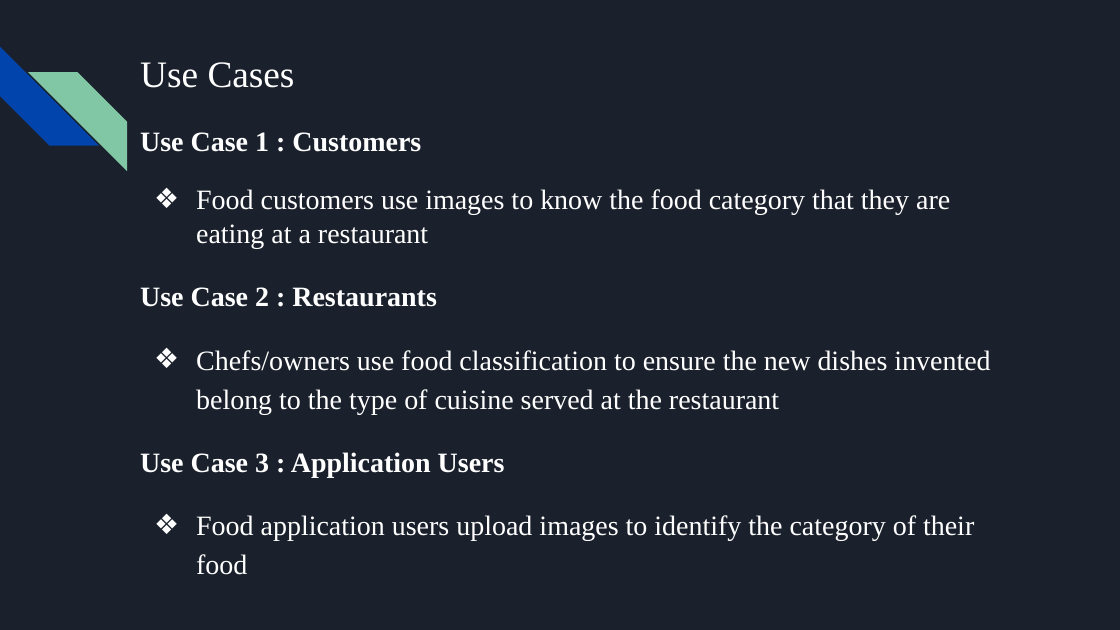
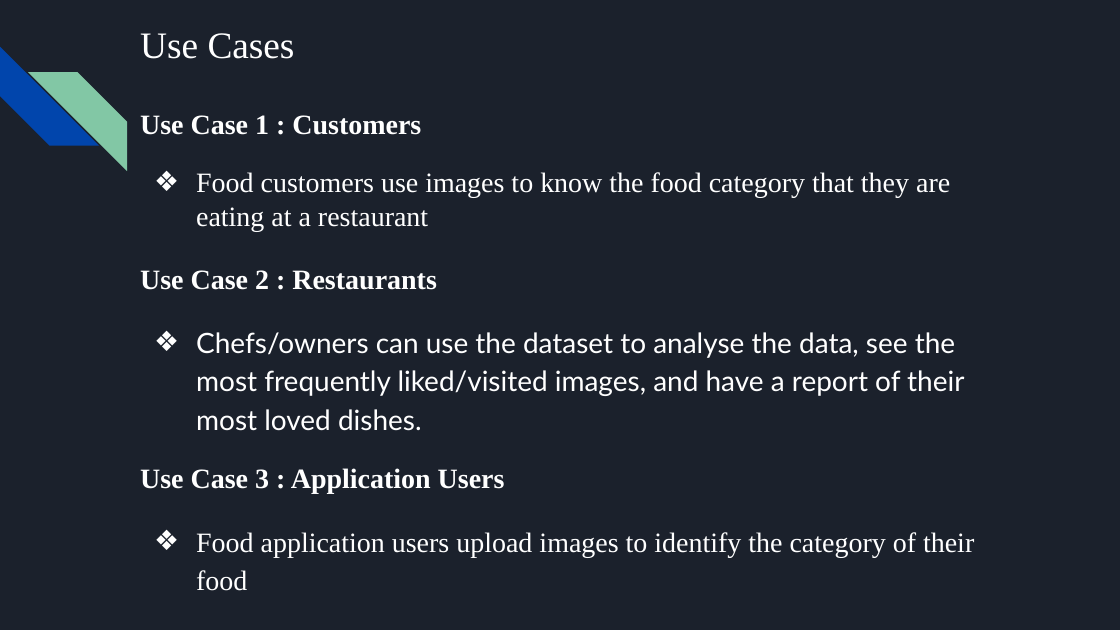
Before and after one commit to yingy4/ScalaFoodImgRec, a slide deck: slide 2 of Food Image Recognition - Project Planning.pptx. Drawn at 1120x630 pixels with LibreOffice and Linux fonts; fonts in the diff are those of the drawing. Boxes give left, top, right and bottom in pixels: in the first picture for what was removed or moved away, otherwise in the second. Text is boxed around its words. In the diff, an @@ line names an element or a change of style, - is before the commit and + after.

Commit message:
Minor changes

```diff
--- a/Food Image Recognition - Project Planning.pptx
+++ b/Food Image Recognition - Project Planning.pptx
@@ title "Use Cases": place and size @@
-title "Use Cases" at [140, 62, 295, 88]
+title "Use Cases" at [140, 33, 295, 59]
@@ text "Use Case 1 : Customers": place and size @@
-text "Use Case 1 : Customers" at [140, 132, 990, 575]
+text "Use Case 1 : Customers" at [140, 115, 974, 591]
@@ text at [196, 332, 964, 431]: text changed; font Times New Roman to Lato @@
-❖ Chefs/owners use food classification to ensure the new dishes invented belong to the type of cuisine served at the restaurant
+❖ Chefs/owners can use the dataset to analyse the data, see the most frequently liked/visited images, and have a report of their most loved dishes.
@@ text at [140, 468, 505, 494]: line spacing 1.15 to 1 @@
```
